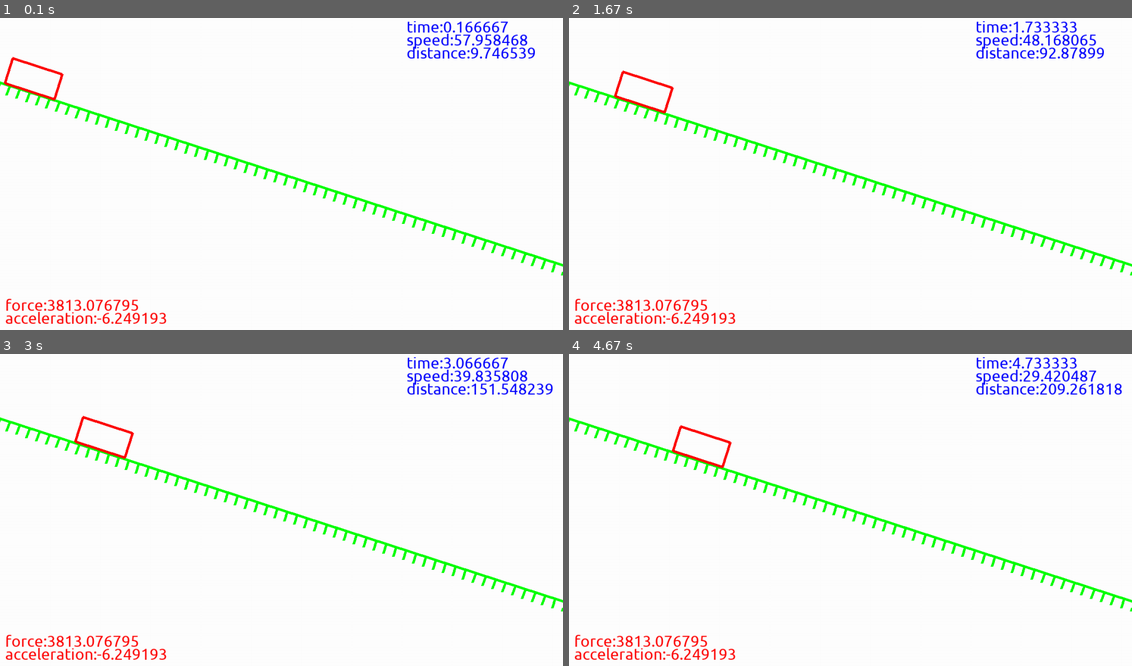
Above: before the commit, frames 1-4 (two rows, left to right).
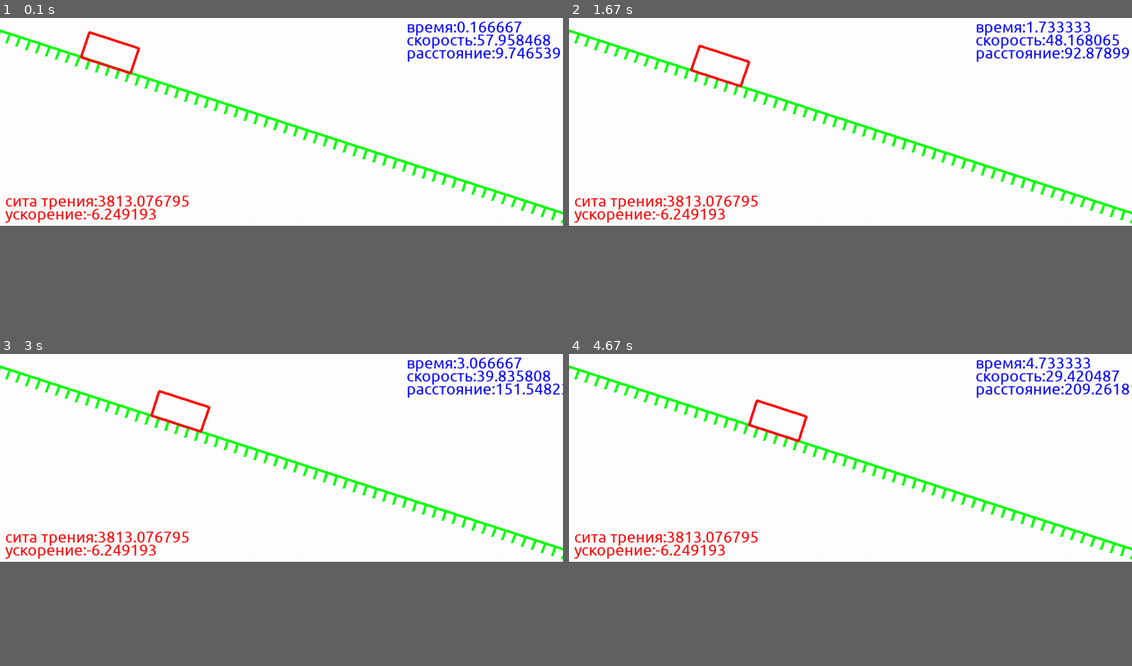
Above: after the commit, the same moments.

Repository: Hummird/viks_pygame_ru
Game: pygame game, started from main.py
The game is run twice, just before and just after one commit, with the same random seed, the same clock (stepped at 60 frames per second) and the same inputs.
Inputs:
- Up to frame 1 (0.1 s): type "1 (at the terminal prompt)" at 0 s
- Up to frame 2 (1.67 s): tap Space at 0.33 s
- Up to frame 3 (3 s): no input
- Up to frame 4 (4.67 s): no input
In our replay, the window is 900x500 before the commit and 900x333 after it. These sizes can differ from the game's own. Grey fills any space a smaller window leaves; there, only what the larger window draws over its background counts as a difference.

The runs differ from the first frame. In frame 1, 7.5% of the frame differs, in the area x 0-100%, y 1-98%; in frame 2, 7.5%; in frame 3, 7.5%; in frame 4, 7.5%.

Commit message:
версия на русском

Diff:
--- a/main.py
+++ b/main.py
@@ -1,30 +1,30 @@
-import tkinter #for getting screen resolution
+import tkinter #для нахождения разрешения экрана
 import math
-import pygame #for rendering an output
-#for randomizing stuff in the beginning
+import pygame #для рендера модели
+#для рандомизации входных данных
 from random import randrange
 from random import random
 
-#converts any angle to rad
+#переводит градусы в радианы
 def rad(angle):
     return angle * 0.01745329
 
 def coordinates(angle,move_x,move_y):
 
-    #block dimentions
+    #размеры блока
     height=50
     width=100
 
-    near_angle = rad(90) - angle #adjacent angle in rad
-
-    #calculate the starting pos
-    xtl = math.sqrt(pow(math.tan(near_angle) * height,2) + pow(height,2)) #initial X pos of TOP LEFT point
-    xtl_to_xtr = math.cos(angle) * width #length from initial X pos of TOP LEFT point to initial X pos of TOP RIGHT point
-    ytr = math.sin(angle) * width #initial Y pos of TOP RIGHT point
-    xtl_to_xbl = math.sin(angle) * height #length from initial X pos of TOP LEFT point to initial X pos of BOTTOM LEFT point
-    ybl = math.sqrt(pow(height,2) - pow(xtl_to_xbl,2)) #initial Y pos of BOTTOM LEFT point
-
-    #if we move down tne we move the block back to a good position
+    near_angle = rad(90) - angle #смежный угол в радианах
+
+    #вычисление стартовой позиции
+    xtl = math.sqrt(pow(math.tan(near_angle) * height,2) + pow(height,2)) #стартовая X позиция верхней левой точки (XTopLeft)
+    xtl_to_xtr = math.cos(angle) * width #расстояние от стартовой X позиции верхней левой точки до стартовой X позиции верхней правой точки (XTopLeft_to_XTopRight)
+    ytr = math.sin(angle) * width #стартовая Y позиция верхней правой точки (YTopRight)
+    xtl_to_xbl = math.sin(angle) * height #расстояние от стартовой X позиции верхней левой точки до стартовой X позиции нижней левой точки (XTopLeft_to_XBottomLeft)
+    ybl = math.sqrt(pow(height,2) - pow(xtl_to_xbl,2)) #стартовая Y позиция нижней левой точки (YBottomLeft)
+
+    #если мы двигаем модель вниз, то мы двигаем блок влево на хорошую позицию
     if (move_y >= 50):
         move_y -= 50
         move_x = math.tan(near_angle) * ybl * -1
@@ -39,11 +39,12 @@
     x_b = x_a - math.sin(angle)*20
     y_b = y_a * 2
 
-    #if we move down tne we move the block back to a good position
+    #если мы двигаем модель вниз, то мы двигаем штрихи влево на более удачную позицию
     if (move_y >= 20):
         move_y -= 20
         move_x = math.tan(rad(90)-angle) * y_a * -1
 
+    #мы рисуем 100 штрихов с запасом на любой размер окна
     for i in range(-10,90):
         d_x = math.cos(angle)*(i*20 + distance)
         d_y = math.sin(angle)*(i*20 + distance)
@@ -51,7 +52,7 @@
 
 def draw_rect(angle,coords,distance):
 
-    #calculate the displacement
+    #вычисление сдвига
     displacement_x = math.cos(angle) * distance
     displacement_y = math.sin(angle) * distance
 
@@ -60,7 +61,7 @@
     c = [coords[4]+displacement_x,coords[5]+displacement_y]
     d = [coords[6]+displacement_x,coords[7]+displacement_y]
 
-    #draw it out
+    #отрисовка
     pygame.draw.line(screen, RED, a, b, 5)
     pygame.draw.line(screen, RED, a, c, 5)
     pygame.draw.line(screen, RED, b, d, 5)
@@ -69,94 +70,95 @@
     return displacement_x,displacement_y
 
 def starting_input():
-    randomize=bool(int(input("do you want me to randomize this? enter 1 or 0\n")))
+    randomize=bool(int(input("рандомизировать входные данные? введите 1 или 0\n")))
     if (randomize==True):
         angle=randrange(0,90)
         mass=randrange(0,9000)
         mu=random()
         speed0=randrange(0,100)
     else:
-        angle=float(input("define angle\n"))
+        angle=float(input("введите угол\n"))
         while (angle<0) or (angle>90):
-            angle = float(input("please enter an angle between 0 and 90\n"))
-        mass = float(input("define mass\n"))
+            angle = float(input("пожалуйста, введите угол между 0 и 90 градусами\n"))
+        mass = float(input("введите массу\n"))
         while (mass<0):
-            mass = float(input("sadly, it's not a helium baloon, so please enter a mass of at least 0\n"))
-        mu = float(input("define how slippery\n"))
+            mass = float(input("к сожалению, это не гелиевый шарик, пожалуйста введите массу хотя бы 0\n"))
+        mu = float(input("введите коэффициент скольжения\n"))
         while (mu<0) or (mu>1):
-            mu = float(input("this cannot be less than 0 and more than 1, try again\n"))
-        speed0 = float(input("define initial velocity\n"))
+            mu = float(input("эта величина не может быть меньше 0 или больше 1, попробуйте снова\n"))
+        speed0 = float(input("введите начальную скорость\n"))
         while (speed0<0):
-            speed0 = float(input("please enter a speed that's at least 0\n"))
-
-    print("your starting parameters are")
-    print("angle =",angle)
-    print("mass =",mass)
-    print("mu =",mu)
-    print("initial speed =",speed0)
-    #convert degrees to radian
+            speed0 = float(input("пожалуйста, введите скорость хотя бы 0\n"))
+
+    print("ваши входные параметры:")
+    print("угол =",angle)
+    print("масса =",mass)
+    print("коэф. скольжения =",mu)
+    print("начальная скорость =",speed0)
+
+    #переводим угол в радианы
     angle = rad(angle)
 
-    #tidying up a tiny measurment error
+    #подправляем погрешность в вычислениях
     if(angle==rad(90)):
         force=0
         acceleration=9.8
     else:
-        #calculate friction force
+        #вычисляем силу трения
         force = mu*mass*9.8*math.cos(angle)
 
-        #calculate the acceleration
+        #вычисляем ускорение
         acceleration=9.8*(math.sin(angle)-mu*math.cos(angle))
 
     return speed0,angle,force,acceleration
 
 def main():
-    #input all of the variables
+    #вводим все переменные
     speed0,angle,force,acceleration = starting_input()
 
-    #getting screen resolution
+    #получае разрешение экрана
     root = tkinter.Tk()
     screen_width = root.winfo_screenwidth()
     screen_height = root.winfo_screenheight()
     root.destroy()
 
-    #calculating width and height of a window
-    #and width and heigth of a track
+    #вычисляем высоту и ширину окна
+    #и высоту и ширину плоскости
     if (screen_width >= 1080): screen_width = 1080
 
     height = math.tan(angle) * screen_width
-    if (height < 600):
-        screen_height = 600
+    if (height < 400):
+        screen_height = 400
     elif (height > screen_height-100):
         screen_height -= 100
         height = screen_height
     else:
         screen_height = height
 
-    #w/o it the line won't draw out for some reason
+    #без этого он почему-то не отрисовывает плоскость
     if (angle==rad(0)):
         width=screen_width
     else:
         width = math.tan(rad(90) - angle) * height
 
-    #calculating needed x and y displacement for a center aligned track
+    #вычисляем нужный сдвиг чтоб модель была в центре
     move_x=(screen_width - abs(width))/2
-    #prevents it from moving up in case of extreme angles
+    #предотвращение сдвига вверх на крутых спусках
     move_y=0
     if(height < screen_height): move_y=(screen_height - height)/2
 
-    #calculate the initial coordinates of a rectangle
+    #вычисляем стартовую позицию блока
     coords = coordinates(angle,move_x,move_y)
 
-    #opening a window
+    #открываем окно
     pygame.init()
-    print("opening window ",screen_width," x ",screen_height)
+    print("открываем окно ",screen_width," x ",screen_height)
     global screen
     screen = pygame.display.set_mode((screen_width,screen_height))
-    pygame.display.set_caption("friction force")
-    font = pygame.font.Font('Ubuntu.ttf', 30)
-
-    # Define some colors
+    pygame.display.set_caption("сила трения")
+    font = pygame.font.Font('Ubuntu.ttf', 30)#для вывода текста в окне
+
+    #задаем необходимые цвета
     global BLACK,WHITE,GREEN,RED,BLUE
     BLACK = ( 0, 0, 0)
     WHITE = ( 255, 255, 255)
@@ -164,53 +166,55 @@
     RED = ( 255, 0, 0)
     BLUE = (0, 0, 255)
 
-    #starting the main render loop
+    #запускаем главный цикл отрисовки
     window_open = True
     render = True
-    im_centered = False #has the block reached the center of the screen
+    im_centered = False #доехал ли блок до центра окна
     clock = pygame.time.Clock()
-    distance = 0 #travel
+    distance = 0 #пройденный путь
     time = 0
     while window_open:
         for event in pygame.event.get():
-            #close button closes the window
+            #крестик закрывает окно
             if event.type == pygame.QUIT:
                 window_open = False
 
         while render:
-            #duplicate the same loop here or  else the close button breaks
+            #дубликат того же цикла, чтоб крестик закрывал окно
             for event in pygame.event.get():
                 if event.type == pygame.QUIT:
                     window_open = False
                     render = False
-            time+=1/60
+            time+=1/60 #60 кардров в секунду
             speed=speed0 + acceleration*time
             if (speed<0): speed=0
 
             distance = speed0*time + (acceleration*math.pow(time,2))/2
+            #оптическая иллюзия что штрихи движутся бесконечно влево хотя они время от времени возвращаются на исходную позицию
             track_distance = -1 * distance % 20
 
             screen.fill(WHITE)
             pygame.draw.line(screen, GREEN, [0+move_x, 0+move_y], [width+move_x, height+move_y], 5)
 
+            #если блок не в центре, то...
             if (im_centered==False):
-                #we move the block
+                #...двигаем блок
                 draw_track(angle,0,move_x,move_y)
                 d_x,d_y=draw_rect(angle,coords,distance)
                 if (d_x>0.45*screen_width) or (d_y>0.45*screen_height):
                     im_centered=True
-                    frozen_distance = distance # freeze the position of the block
+                    frozen_distance = distance #заморозка позиции блока на экране
             else:
-                #we move the lines
+                #иначе двигаем штрихи
                 draw_track(angle,track_distance,move_x,move_y)
                 d_x,d_y=draw_rect(angle,coords,frozen_distance)
 
 
-            string_time="time:"+str(round(time,6))
-            string_speed="speed:"+str(round(speed,6))
-            string_distance="distance:"+str(round(distance,6))
-            string_force="force:"+str(round(force,6))
-            string_acceleration="acceleration:"+str(round(acceleration,6))
+            string_time="время:"+str(round(time,6))
+            string_speed="скорость:"+str(round(speed,6))
+            string_distance="расстояние:"+str(round(distance,6))
+            string_force="сита трения:"+str(round(force,6))
+            string_acceleration="ускорение:"+str(round(acceleration,6))
 
             screen.blit(font.render(string_time, True, BLUE),(screen_width-300,0))
             screen.blit(font.render(string_speed, True, BLUE),(screen_width-300,25))
@@ -219,12 +223,12 @@
             screen.blit(font.render(string_acceleration, True, RED),(10,screen_height-40))
 
             if (speed<=0):
-                screen.blit(font.render("FINISHED",True,BLACK),(10,screen_height-90))
+                screen.blit(font.render("ФИНИШ",True,BLACK),(10,screen_height-90))
                 render = False
 
-            pygame.display.flip()
-
-        clock.tick(60)
+            pygame.display.flip()#отрсовка всего что сверху
+
+        clock.tick(60)#60 кадров/сек
 
     pygame.quit()
 
